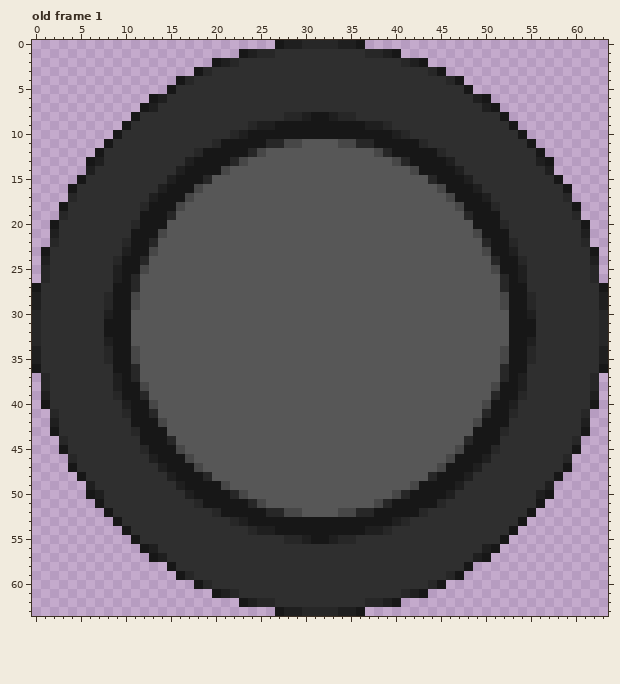
Pixel-art file: Assets/aseprite files/voting screen/timer.aseprite. This is how it looked before the edit.
64x64 pixels, 2 frames. Shown: old frame 1. The commit also changed other frames, which this record leaves out.
Once edited:
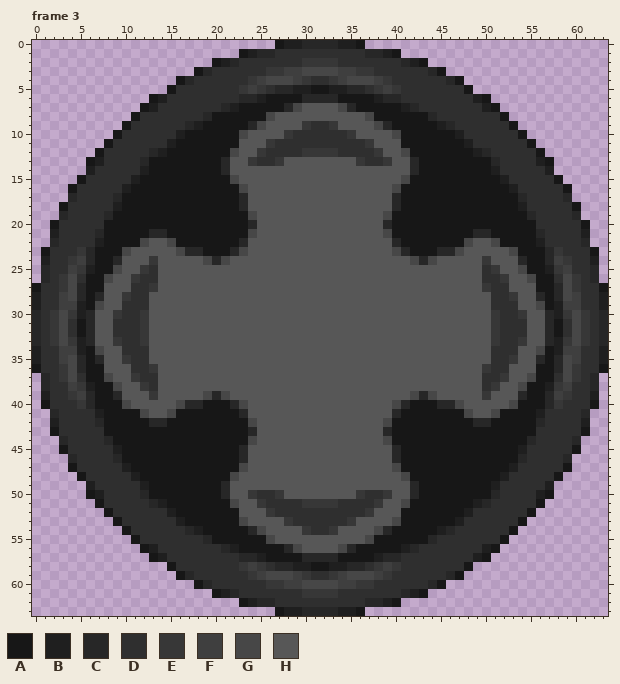
Palette (. is transparent): A #171717  B #1f1f1f  C #272727  D #2f2f2f  E #373737  F #3f3f3f  G #474747  H #575757
A new or re-ordered frame is compared with the old frame closest to it.
The edit:
frames 2 -> 4
Changed rows in their new state; - is an unchanged pixel.
Frame 3 is new; against old frame 1, layers "Layer 4", "Layer 3", "Layer 2":
first column x 2:
 2 ----------------------------EEEE----------------------------
 3 ------------------------EEFFGGGGFFEE------------------------
 4 ----------------------EFGGGFE--EFGGGFE----------------------
 5 ---------------------EFE-CCBBAABBCC-EFE---------------------
 6 ---------------------CCBAAAACCCCAAAABCC---------------------
 7 -------------------CBAAAAACGHHHHGCAAAAABC-------------------
 8 -----------------CAAAAAAGHHHHHHHHHHGAAAAAAC-----------------
 9 ---------------CBAAAAA-GHHHHEDDEHHHHG-AAAAABC---------------
10 --------------BAAAAAAGHHHHEDDDDDDEHHHHGAAAAAAB--------------
11 -------------BAAAAA--HHHEDDDDDDDDDDEHHH--AAAAAB-------------
12 -----------CBAAAA---GHHEDDDDEEEEDDDDEHHG---AAAABC-----------
13 ----------CAAAAA---CHHEDDE--------EDDEHHC---AAAAAC----------
14 ----------BAAAA----C--------------------C----AAAAB----------
15 ---------BAAAA---AAAG------------------GAAA---AAAAB---------
16 --------BAAAA---AAAAAG----------------GAAAAA---AAAAB--------
17 -------CAAAA---AAAAAAC----------------CAAAAAA---AAAAC-------
18 -------BAAA---AAAAAAAC----------------CAAAAAAA---AAAB-------
19 ------CAAA---AAAAAAAAAG--------------GAAAAAAAAA---AAAC------
20 ------AAAA---AAAAAAAAAC--------------CAAAAAAAAA---AAAA------
21 -----CAAA--CCAAAAAAAAAG--------------GAAAAAAAAACC--AAAC-----
22 -----BAAA-GH-GAAAAAAAC----------------CAAAAAAAG-HG-AAAB-----
23 ---ECAAAGHHH--GCCAAACG----------------GCAAACCG--HHHGAAACE---
24 --EFCAA-HHHE-----GCG--------------------GCG-----EHHH-AACFE--
25 --FEBAAGHHED------------------------------------DEHHGAABEF--
26 -EG-AAGHHEDD------------------------------------DDEHHGAA-GE-
27 -EGCAAHHHDDE------------------------------------EDDHHHAACGE-
28 -FGCACHHEDD--------------------------------------DDEHHCACGF-
29 -FFBAGHHDDD--------------------------------------DDDHHGABFF-
30 EGEBCHHEDDE--------------------------------------EDDEHHCBEGE
31 EG-ACHHDDDE--------------------------------------EDDDHHCA-GE
32 EG-ACHHDDDE--------------------------------------EDDDHHCA-GE
33 EGEBCHHEDDE--------------------------------------EDDEHHCBEGE
34 -FFBAGHHDDD--------------------------------------DDDHHGABFF-
35 -FGCACHHEDD--------------------------------------DDEHHCACGF-
36 -EGCAAHHHDDE------------------------------------EDDHHHAACGE-
37 -EG-AAGHHEDD------------------------------------DDEHHGAA-GE-
38 --FEBAAGHHED------------------------------------DEHHGAABEF--
39 --EFCAA-HHHE-----GCG--------------------GCG-----EHHH-AACFE--
40 ---ECAAAGHHH--GCCAAACG----------------GCAAACCG--HHHGAAACE---
41 -----BAAA-GH-GAAAAAAAC----------------CAAAAAAAG-HG-AAAB-----
42 -----CAAA--CCAAAAAAAAAG--------------GAAAAAAAAACC--AAAC-----
43 ------AAAA---AAAAAAAAAC--------------CAAAAAAAAA---AAAA------
44 ------CAAA---AAAAAAAAAG--------------GAAAAAAAAA---AAAC------
45 -------BAAA---AAAAAAAC----------------CAAAAAAA---AAAB-------
46 -------CAAAA---AAAAAAC----------------CAAAAAA---AAAAC-------
47 --------BAAAA---AAAAAG----------------GAAAAA---AAAAB--------
48 ---------BAAAA---AAAG------------------GAAA---AAAAB---------
49 ----------BAAAA----C--------------------C----AAAAB----------
50 ----------CAAAAA---CHHEDDE--------EDDEHHC---AAAAAC----------
51 -----------CBAAAA---GHHEDDDDEEEEDDDDEHHG---AAAABC-----------
52 -------------BAAAAA--HHHEDDDDDDDDDDEHHH--AAAAAB-------------
53 --------------BAAAAAAGHHHHEDDDDDDEHHHHGAAAAAAB--------------
54 ---------------CBAAAAA-GHHHHEDDEHHHHG-AAAAABC---------------
55 -----------------CAAAAAAGHHHHHHHHHHGAAAAAAC-----------------
56 -------------------CBAAAAACGHHHHGCAAAAABC-------------------
57 ---------------------CCBAAAACCCCAAAABCC---------------------
58 ---------------------EFE-CCBBAABBCC-EFE---------------------
59 ----------------------EFGGGFE--EFGGGFE----------------------
60 ------------------------EEFFGGGGFFEE------------------------
61 ----------------------------EEEE----------------------------
Changed places in both pictures, as pixel boxes (x1, y1, x2, y2):
changed: (50, 58, 590, 598)
